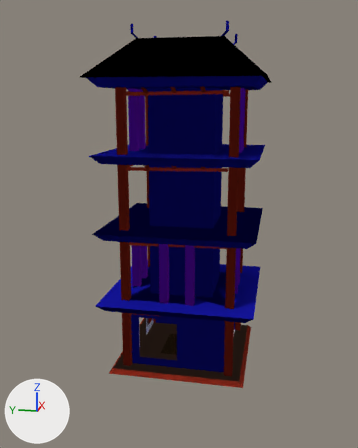
The Blender file Ninja Game/Assets/GameObjects/ninjaDojoPlus.blend, before and after one commit.
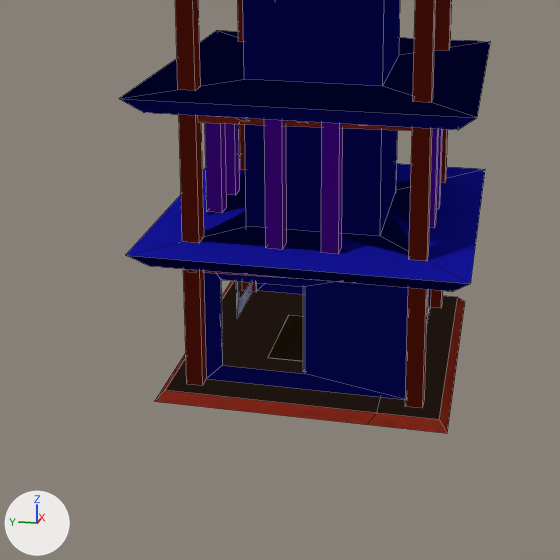
Old and new are each drawn whole from a 50 mm lens placed at (-62.5, -11.4, 33.0), pointed at (-4.6, 0.1, 18.5) and again close up on the part from 11% to 82% of the width and 42% to 100% of the height. Every picture has the same lights, and +X, +Y and +Z are marked at lower left. The close-ups show mesh edges as thin lines.
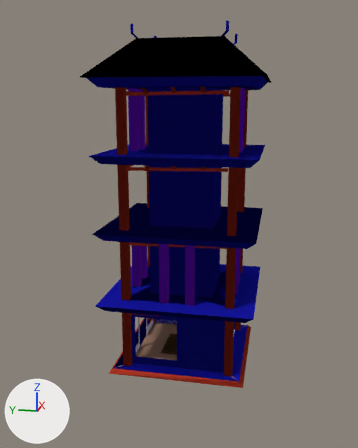
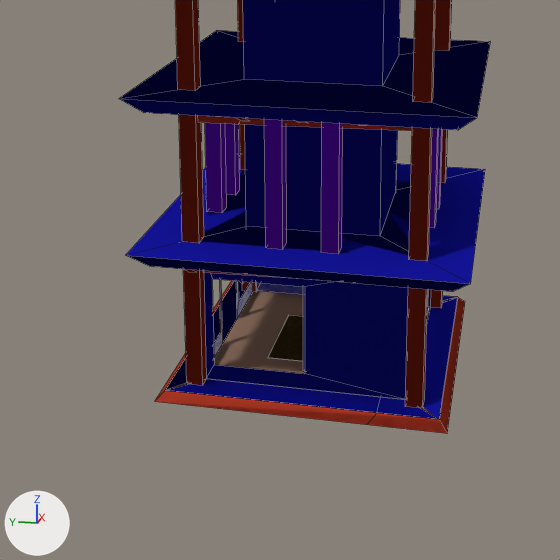
Edits to the scene script, one JSON object a line:
```json
{"block": "me_cube", "where": "# used by ob_cube; location = (0.0, 0.0, 0.0)"}
{"op": "remove", "block": "me_cube", "code": "me_cube.from_pydata(...)  # 3167 vertices, 1240 faces, 93 loose edges; spans x -20.0..10.0, y -12.8..10.0, z -10.2..41.5"}
{"op": "add", "block": "me_cube", "code": "me_cube.from_pydata(...)  # 3204 vertices, 1253 faces, 93 loose edges; spans x -20.0..10.0, y -12.8..10.0, z -10.2..41.5"}
{"block": "me_cube", "change": "me_cube part 1"}
{"block": "me_cube", "change": "12 vertices in x -6.2..6.2, y 5.0, z 1.0..6.5 move by (0.0, 0.5, 0.0)"}
{"block": "me_cube", "change": "27 vertices are added at x -8.0..8.0, y -8.0..8.0, z 0.0"}
{"block": "me_cube", "change": "5 new vertices lie (16.0, 0.0, 0.0) away from vertices in x -8.0, y -8.0..8.0, z 0.0"}
{"block": "me_cube", "change": "5 new vertices lie (1.8, 2.0, 0.0) away from vertices in x -8.0..6.2, y -8.0..6.0, z 0.0"}
{"block": "me_cube", "change": "13 new faces join them, mat_outside (blue #1818aa)"}
```

Where the change shows, as pixel boxes (x1, y1, x2, y2) in the close-ups (560 x 560 px):
```json
{"part": 1, "of": "me_cube", "change": "built on", "before": [204, 272, 406, 400], "after": [166, 272, 458, 419]}
```
